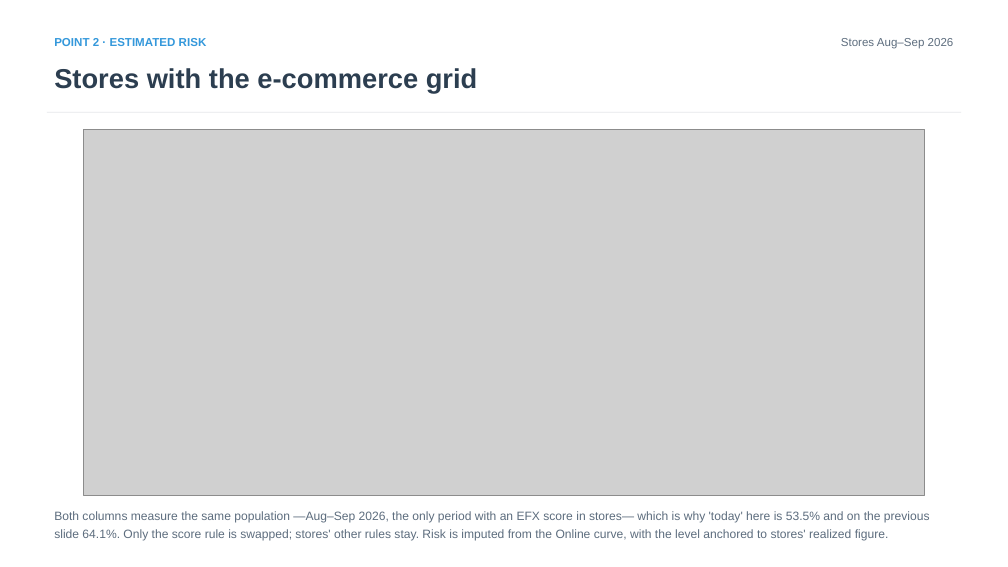
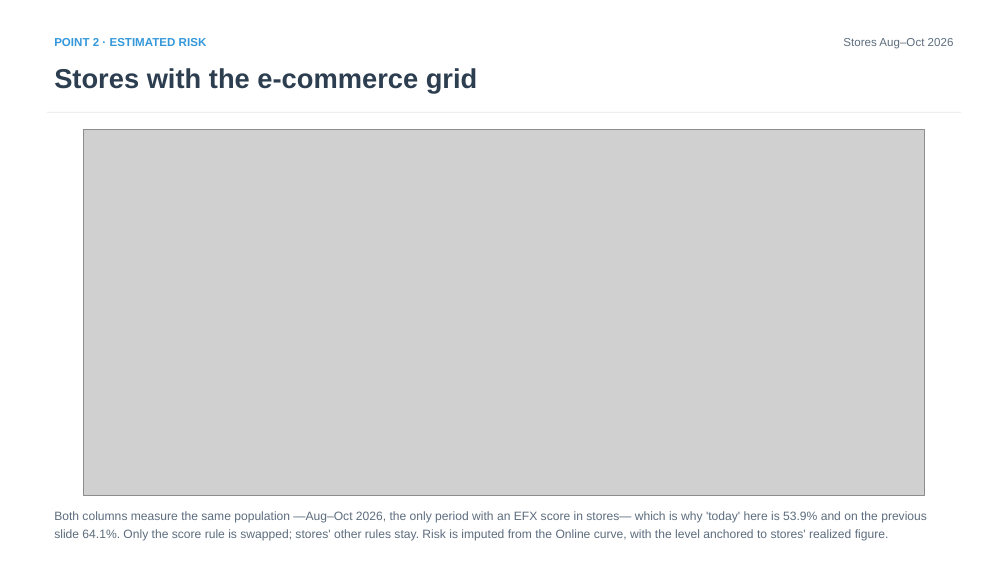
Before and after one commit to iocariz/scoring_tools, a slide deck: slide 6 of output/apple_deck/Apple_EFX_Study.pptx. Drawn at 1008x567 pixels with LibreOffice and Linux fonts; fonts in the diff are those of the drawing; grey boxes stand for pictures. Boxes give left, top, right and bottom in pixels: in the first picture for what was removed or moved away, otherwise in the second. Text is boxed around its words. In the diff, an @@ line names an element or a change of style, - is before the commit and + after.

```diff
--- a/output/apple_deck/Apple_EFX_Study.pptx
+++ b/output/apple_deck/Apple_EFX_Study.pptx
@@ text at box(843, 38, 954, 49): text changed @@
-Stores Aug–Sep 2026
+Stores Aug–Oct 2026
@@ text at box(54, 511, 927, 540): text changed @@
-Both columns measure the same population —Aug–Sep 2026, the only period with an EFX score in stores— which is why 'today' here is 53.5% and on the previous slide 64.1%. Only the score rule is swapped; stores' other rules stay. Risk is imputed from the Online curve, with the level anchored to stores' realized figure.
+Both columns measure the same population —Aug–Oct 2026, the only period with an EFX score in stores— which is why 'today' here is 53.9% and on the previous slide 64.1%. Only the score rule is swapped; stores' other rules stay. Risk is imputed from the Online curve, with the level anchored to stores' realized figure.
```
Also in this commit, not shown: 13 other slides changed, 14 other files.
